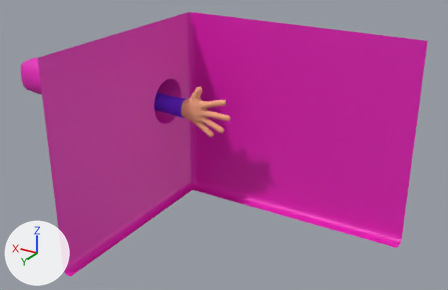
A saved change to the glTF model prototype/in-the-shadows-prototype/assets/BasiscHand_02.glb.
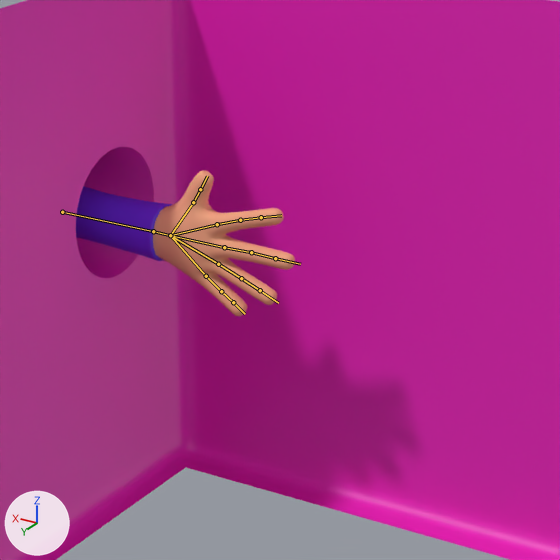
Old and new are each drawn whole from a 50 mm lens placed at (-17.8, 27.0, 18.7), pointed at (2.8, -7.3, 1.5) and again close up on the part from 29% to 72% of the width and 9% to 77% of the height. Every picture has the same lights, and +X, +Y and +Z are marked at lower left. The bones that bend it are drawn over the model as lines in the close-ups.

In view in the first close-up: 'Cube', 'Hand_01.001', 'Sleeve.002'.
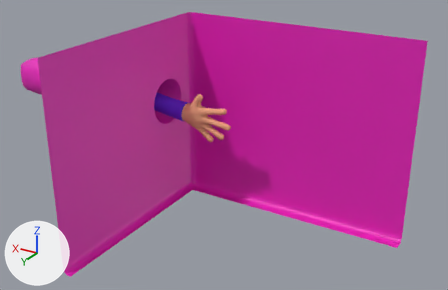
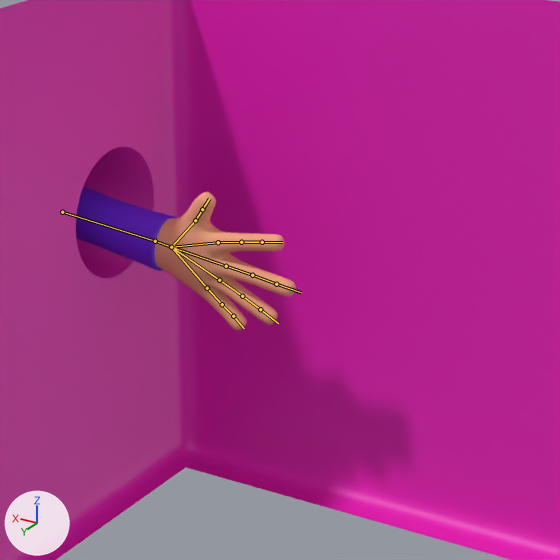
The newer file adds an action. The first version stands in its rest pose; the second is drawn at frame 20 of the action 'Hand_Idle'.

Changed parts and their boxes (x1, y1, x2, y2) in the close-ups (560 x 560 px):
'Hand_01.001', posed: before (153, 171, 295, 316); after (154, 192, 296, 330)
'Sleeve.002', posed: before (76, 186, 172, 261); after (76, 186, 177, 271)
bone 'Bone', root to tip: before (62, 212) to (153, 231); after (62, 212) to (155, 241)
bone 'Bone.003', root to tip: before (170, 235) to (217, 224); after (171, 247) to (218, 242)
bone 'Bone.004', root to tip: before (170, 235) to (224, 247); after (171, 247) to (226, 266)
bone 'Bone.005', root to tip: before (170, 235) to (218, 264); after (171, 247) to (219, 280)
bone 'Bone.018', root to tip: before (206, 276) to (221, 291); after (207, 288) to (222, 304)

What the commit changed:
Bone 'Bone' (bone_bone) turns from (0, 0, 0) to (2, 10, 6) degrees about its own x, y and z.
Bone 'Bone.003' (bone_bone_003) turns from (0, 0, 0) to (0, 0, -1) degrees about its own x, y and z.
Bone 'Bone.004' (bone_bone_004) turns from (0, 0, 0) to (0, 0, 1) degrees about its own x, y and z.
Bone 'Bone.005' (bone_bone_005) turns from (0, 0, 0) to (0, 0, 1) degrees about its own x, y and z.
Bone 'Bone.018' (bone_bone_018) turns from (0, 0, 0) to (0, 0, 1) degrees about its own x, y and z.
